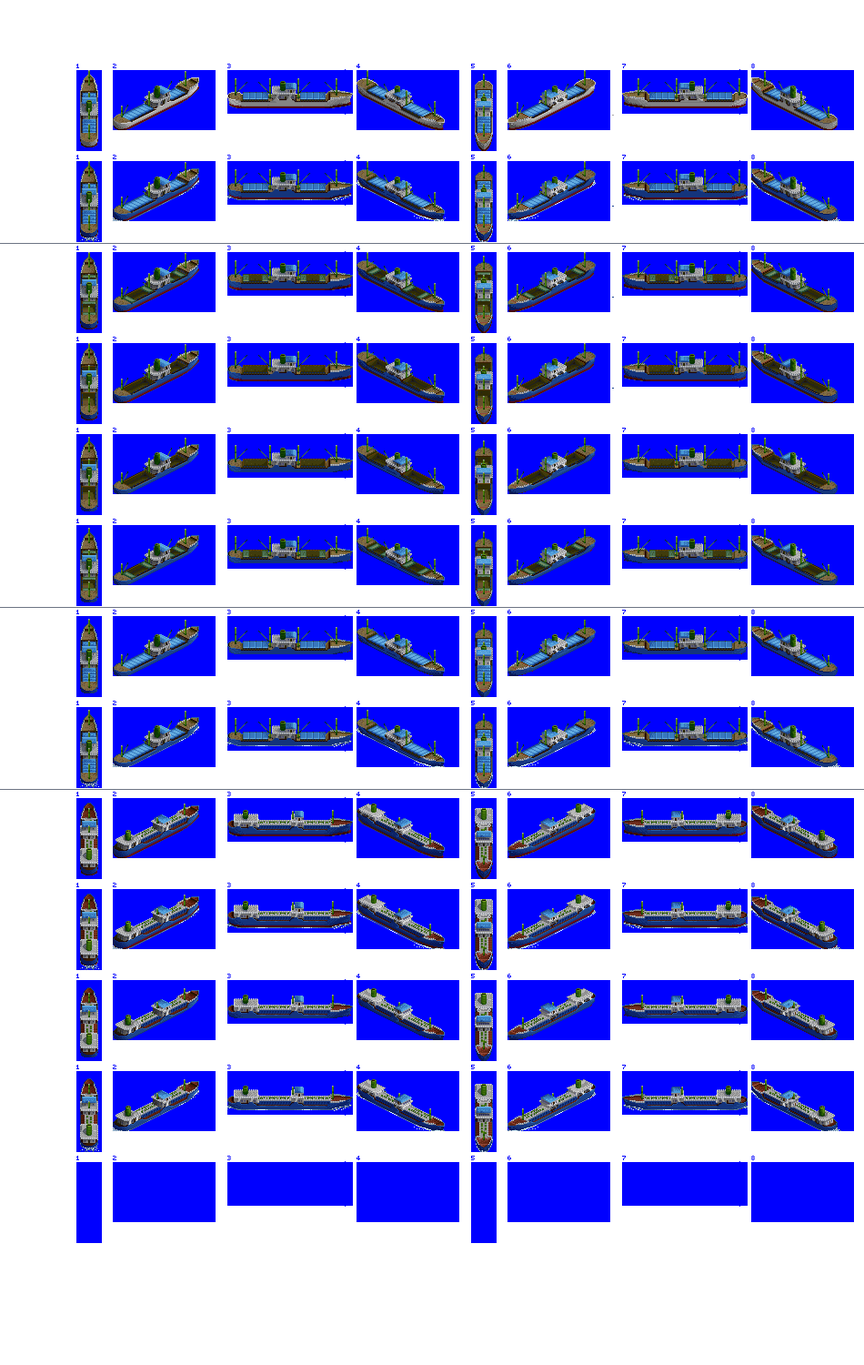
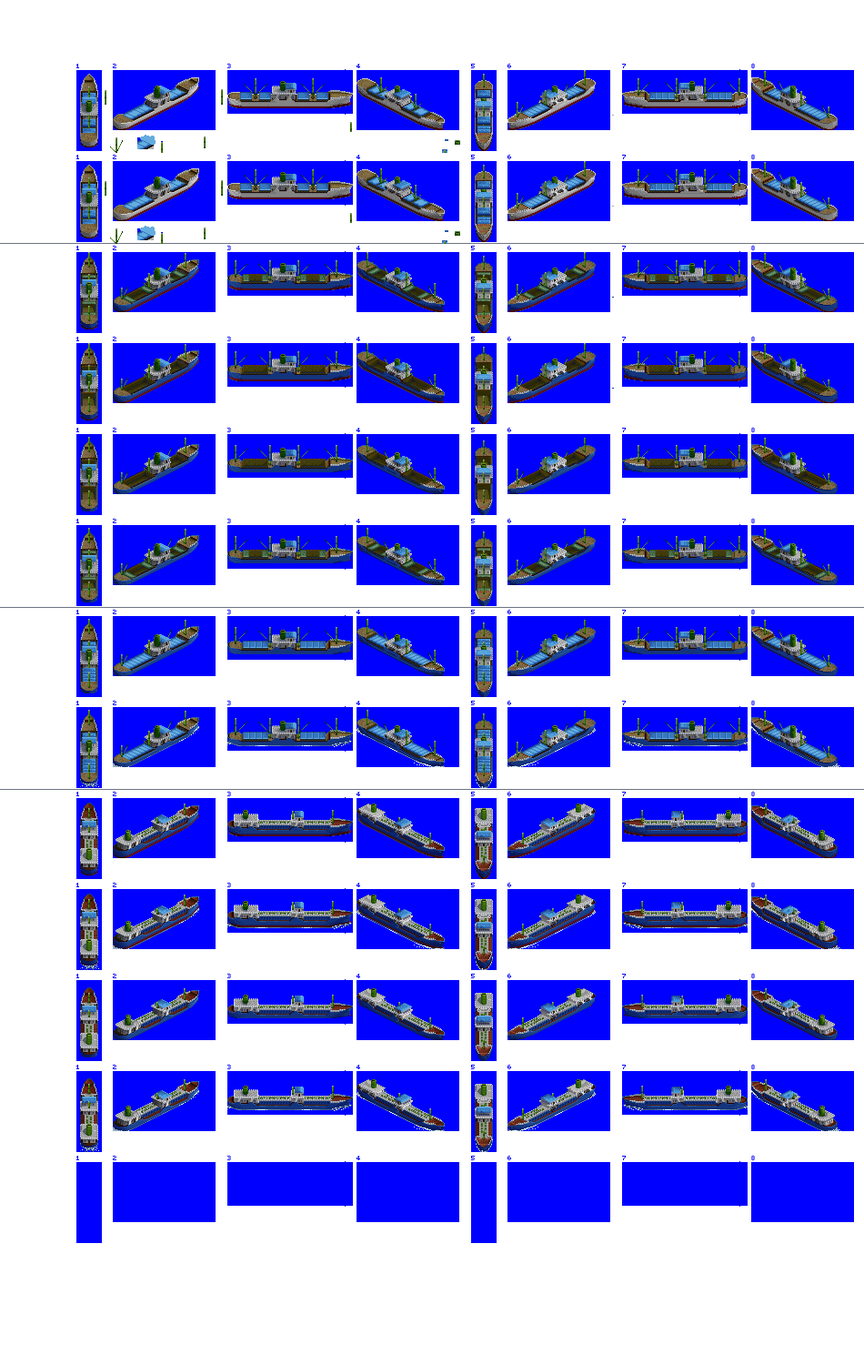
Revision of a layered 864 × 1365 image; what changed, layer by layer:
added layer "Layer 1" above "hatches" over [80, 70, 842, 244]
